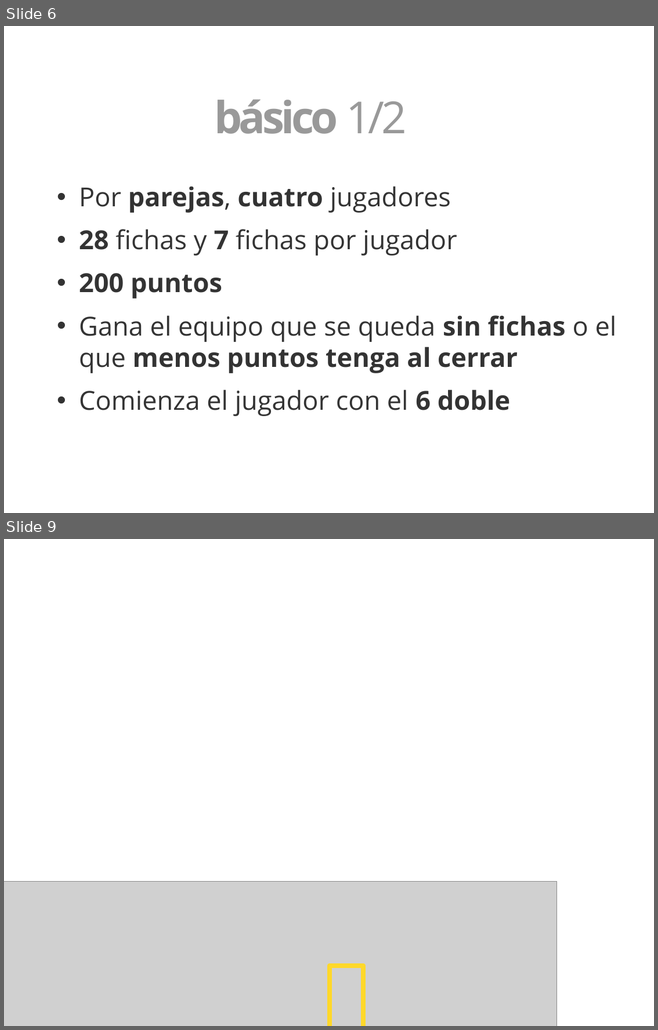
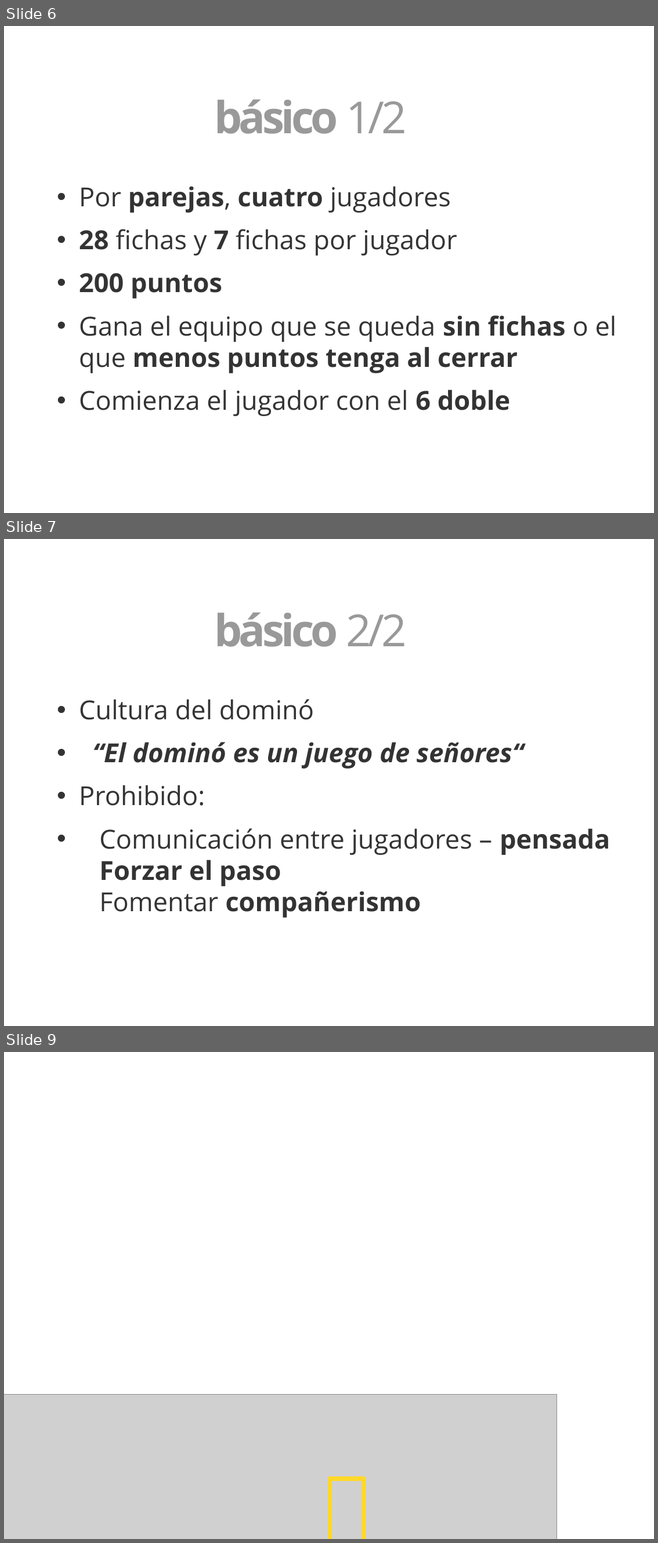
Before and after one commit to 3oheme/dominous, a slide deck: docs/presentacion/presentacion.odp. Shown one above the other, each under a label of ours: slides 6 and 9 before the commit, slides 6, 7 and 9 after it; the slides between them are not shown. The pictures are 658x1030 and 658x1543 pixels, drawn with LibreOffice and Linux fonts; fonts in the diff are those of the drawing; grey boxes stand for pictures; background and template pictures are left out. Boxes give left, top, right and bottom in pixels: in the first picture for what was removed or moved away, otherwise in the second. Text is boxed around its words. In the diff, an @@ line names an element or a change of style, - is before the commit and + after.

```diff
--- a/docs/presentacion/presentacion.odp
+++ b/docs/presentacion/presentacion.odp
@@ slide 7 added at (x1=4, y1=539, x2=654, y2=1026), background picture (left out) @@
@@ text added at (x1=214, y1=613, x2=407, y2=647), 54 pt, text #999999, bold @@
+Dominó básico 2/2
@@ text added at (x1=79, y1=699, x2=610, y2=918), 32 pt, text #333333 @@
+• Cultura del dominó
+• “El dominó es un juego de señores“
+• Prohibido:
+          • Comunicación entre jugadores – pensada
+            Forzar el paso
+            Fomentar compañerismo
```
Also in this commit, not shown: 1 slide removed, 1 other file.
